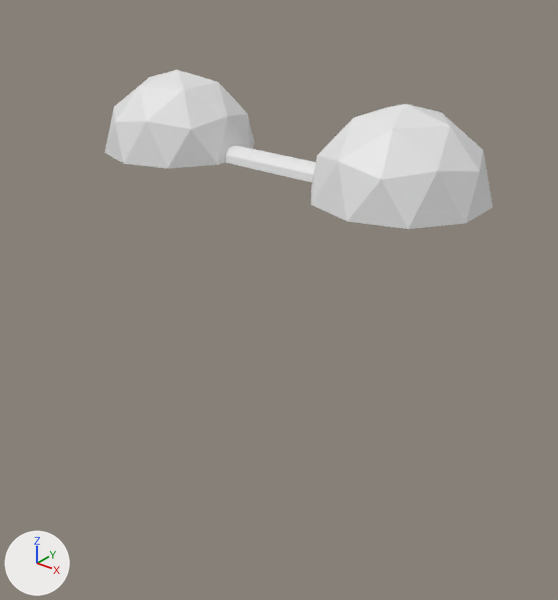
Two versions of the Blender file Assets/02_Student Folders/MaxvanSteenis_Assets/Art/Models/Cave_Level.blend, one commit apart.
Camera for both pictures: a 50 mm lens placed at (56.4, -99.6, 37.2), pointed at (-30.5, 9.0, -30.1). Arrows for +X, +Y and +Z are at lower left; the lights stay in place.
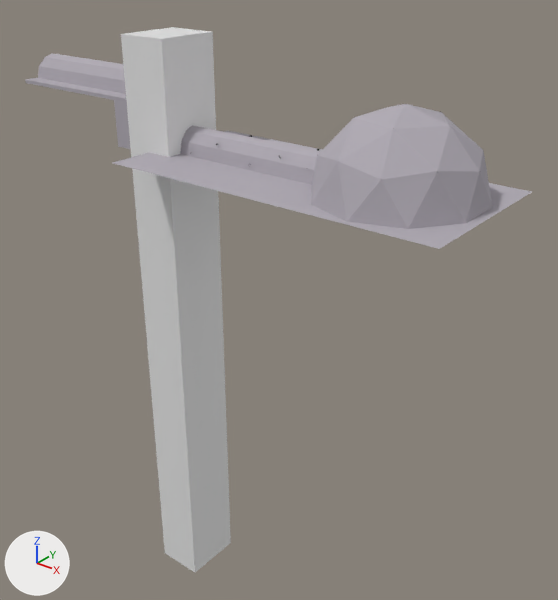
Where the newer file only moved an object's origin or applied its transform, the numbers keep the older frame.

Scene script edits in JSON lines:
```json
{"op": "add", "block": "mat_material_002", "code": ["mat_material_002 = principled_material('Material.002')", "mat_material_002.base_color = (0.445, 0.416, 0.464)  # grey #b2adb5", "mat_material_002.roughness = 0.8", "mat_material_002.specular_ior_level = 0.1"]}
{"block": "me_cylinder", "where": "# used by ob_cylinder; location = (-15.3, 0.0, 0.0); rotation_euler = (0.0, 1.571, 0.0), in degrees (0, 90, 0); scale = (2.5, 2.5, 2.5)"}
{"op": "remove", "block": "me_cylinder", "code": "me_cylinder.from_pydata(...)  # 14 vertices, 6 faces; spans x -1.0..0.0, y -1.0..1.0, z -7.39..0.99"}
{"op": "add", "block": "me_cylinder", "code": "me_cylinder.from_pydata(...)  # 22 vertices, 10 faces; spans x -4.55..0.0, y -3.37..3.37, z -28.15..2.86"}
{"block": "me_cylinder", "change": "me_cylinder part 1: the whole mesh is rebuilt"}
{"op": "add", "block": "me_cylinder", "code": "me_cylinder.materials.append(mat_material_002)  # grey #b2adb5"}
{"block": "me_icosphere", "where": "me_icosphere.from_pydata(...)  # 33 vertices, 40 faces; spans x -13.3..13.3, y -14.0..14.0, z 0.0..14.0"}
{"block": "me_icosphere", "where": "# used by ob_icosphere; location = (0.0, 0.0, 0.0)"}
{"block": "me_icosphere", "change": "me_icosphere part 2: 40 faces spanning x -13.3..13.3, y -14.0..14.0, z 0.0..14.0 switch from no material to mat_material_002 (grey #b2adb5)"}
{"op": "add", "block": "me_cylinder_002", "code": ["me_cylinder_002 = bpy.data.meshes.new('Cylinder.002')", "me_cylinder_002.from_pydata(...)  # 22 vertices, 10 faces; spans x -4.6..0.0, y -3.4..3.4, z -29.2..1.1", "me_cylinder_002.materials.append(mat_material_002)  # grey #b2adb5"]}
{"op": "add", "block": "me_cube", "code": ["me_cube = bpy.data.meshes.new('Cube')", "me_cube.from_pydata(...)  # 16 vertices, 14 faces; spans x -27.0..5.5, y -6.2..6.2, z -5.5..3.8", "me_cube.materials.append(mat_material_002)  # grey #b2adb5"]}
{"op": "add", "block": "me_cube_001", "code": ["me_cube_001 = bpy.data.meshes.new('Cube.001')", "me_cube_001.from_pydata(...)  # 30 vertices, 12 faces; spans x -0.8..0.8, y -1.0..1.0, z -16.8..2.3"]}
{"op": "add", "block": "me_plane", "code": ["me_plane = bpy.data.meshes.new('Plane')", "me_plane.from_pydata([(-22.4, -15.1, 0.0), (41.1, -15.1, 0.0), (-22.4, 15.1, 0.0), (41.1, 15.1, 0.0)], [], [(0, 1, 3, 2)])", "me_plane.materials.append(mat_material_002)  # grey #b2adb5"]}
{"op": "set", "path": "ob_cylinder.scale", "old": "(2.5, 2.5, 2.5)", "new": "(1.0, 1.0, 1.0)"}
{"op": "remove", "block": "ob_icosphere_001", "code": ["ob_icosphere_001 = bpy.data.objects.new('Icosphere.001', me_icosphere_017)", "ob_icosphere_001.location = (-46.6, 0.0, 0.0)", "ob_icosphere_001.rotation_euler = (0.0, 0.0, 3.142)  # degrees (0, 0, 180)"]}
{"op": "add", "block": "ob_cylinder_002", "code": ["ob_cylinder_002 = bpy.data.objects.new('Cylinder.002', me_cylinder_002)", "ob_cylinder_002.location = (-54.7, 0.0, 9.0)", "ob_cylinder_002.rotation_euler = (0.0, 1.571, 0.0)  # degrees (0, 90, 0)"]}
{"op": "add", "block": "ob_cube", "code": ["ob_cube = bpy.data.objects.new('Cube', me_cube)", "ob_cube.location = (-57.1, 0.0, 5.2)"]}
{"op": "add", "block": "ob_cube_001", "code": ["ob_cube_001 = bpy.data.objects.new('Cube.001', me_cube_001)", "ob_cube_001.location = (-48.6, 0.0, 5.9)", "ob_cube_001.scale = (6.24, 6.24, 6.24)"]}
{"op": "add", "block": "ob_plane", "code": ["ob_plane = bpy.data.objects.new('Plane', me_plane)", "ob_plane.location = (-26.2, 0.0, 0.0)"]}
```

Changed parts and their boxes (x1, y1, x2, y2) in the pictures (558 x 600 px):
```json
{"object": "Cube.001", "change": "added", "after": [121, 27, 231, 572]}
{"object": "Icosphere.001", "change": "deleted", "before": [105, 70, 254, 168]}
{"object": "Plane", "change": "added", "after": [113, 131, 532, 249]}
{"object": "Cylinder", "change": "reshaped, rescaled", "before": [225, 145, 316, 183], "after": [180, 125, 321, 185], "on screen": "54% wider, 56% taller"}
{"object": "Cylinder.002", "change": "added", "after": [38, 53, 126, 94]}
{"object": "Cube", "change": "added", "after": [25, 78, 131, 149]}
{"part": 2, "of": "me_icosphere", "change": "recoloured", "before": [311, 104, 493, 229], "after": [311, 104, 493, 229], "on screen": "white to grey"}
```
